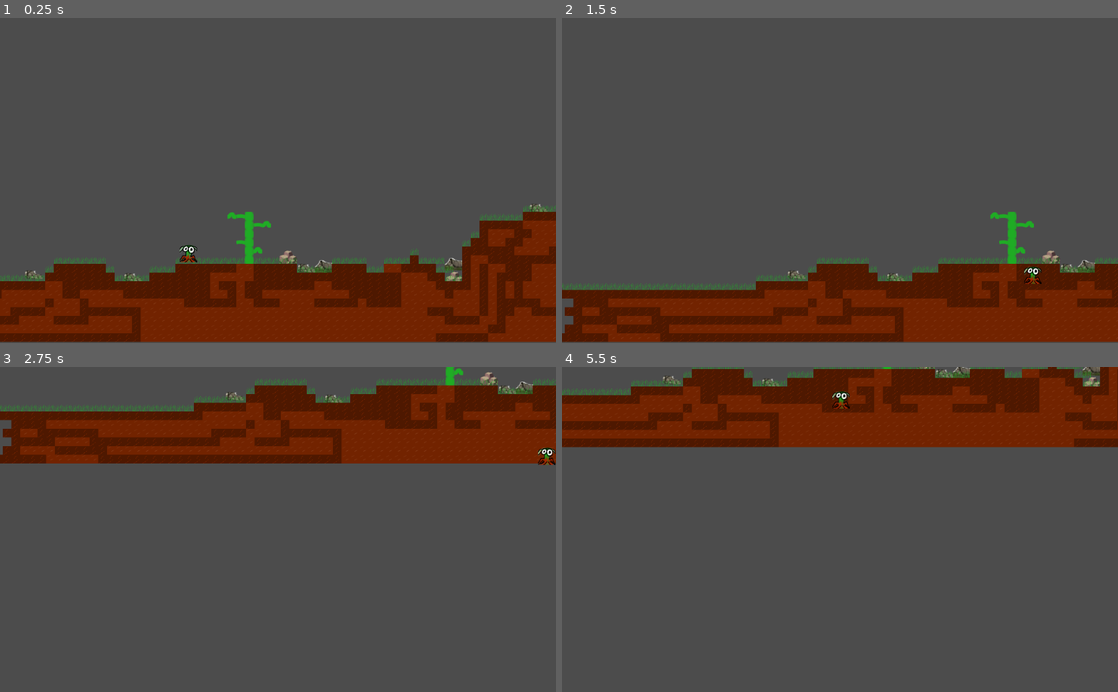
Above: before the commit, frames 1-4 (two rows, left to right).
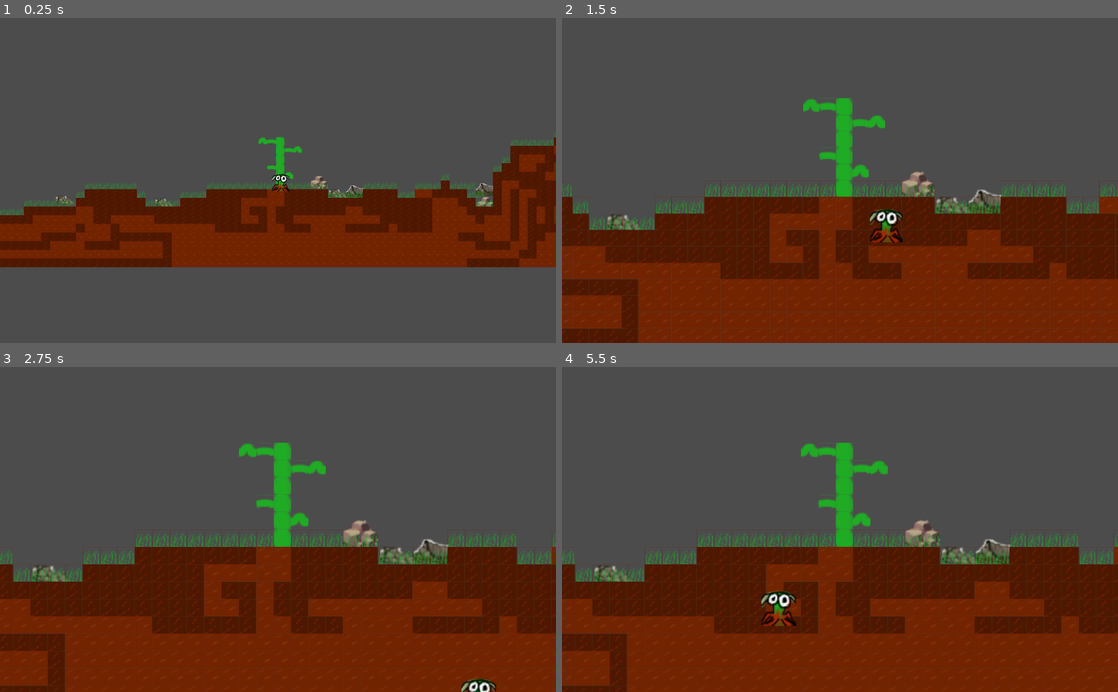
Above: after the commit, the same moments.

Repository: SaintAnd/CoolTrees
Game: Godot game, scene res://scenes/Node2D.tscn
Two runs of this game, one before a commit and one after it. Both use one fixed random seed, a clock stepped at 60 frames per second and the inputs below.
Inputs (mouse positions are in pixels of both pictures, inside the frame that each line leads up to):
- Up to frame 1 (0.25 s): no input
- Up to frame 2 (1.5 s): tap Enter (Enter, bound only after the commit) at 0.5 s; move the mouse to (962, 164) at 0.52 s; hold Right (Right) 0.53-1.28 s; hold A (a) 0.53-1.28 s; tap D (d) at 0.8, 1.35 s; move the mouse to (728, 196) at 1.27 s; hold Down (Down) from 1.28 s (still down)
- Up to frame 3 (2.75 s): tap S (s) at 1.55 s; move the mouse to (333, 458) at 2.02 s; release Down (Down) at 2.03 s; hold Right (Right) from 2.03 s (still down); hold S (s) from 2.03 s (still down); tap W (w) at 2.3 s
- Up to frame 4 (5.5 s): move the mouse to (812, 594) at 2.77 s; release Right (Right) at 2.78 s; release S (s) at 2.78 s; hold Up (Up) 2.78-3.53 s; tap W (w) at 2.85 s; tap Enter (Enter, bound only after the commit) at 3.05 s; move the mouse to (1006, 578) at 3.52 s; hold Enter (Enter, bound only after the commit) 3.53-4.28 s; hold Left (Left) 3.53-5.03 s; tap A (a) at 3.8, 4.35 s; move the mouse to (673, 480) at 4.27 s; tap D (d) at 4.55 s; move the mouse to (867, 529) at 5.02 s; hold Down (Down) from 5.03 s (still down); hold D (d) from 5.03 s (still down); tap S (s) at 5.3 s

The runs differ from the first frame. In frame 1, 46% of the frame differs, in the area x 0-100%, y 34-100%; in frame 2, 34%; in frame 3, 66%; in frame 4, 67%, in the area x 0-100%, y 0-100%.

Commit message:
Добавил приближение камеры на ENTER

Diff:
--- a/project.godot
+++ b/project.godot
@@ -85,6 +85,11 @@
 "events": [ Object(InputEventKey,"resource_local_to_scene":false,"resource_name":"","device":0,"alt":false,"shift":false,"control":false,"meta":false,"command":false,"pressed":false,"scancode":0,"physical_scancode":68,"unicode":0,"echo":false,"script":null)
  ]
 }
+Enter={
+"deadzone": 0.5,
+"events": [ Object(InputEventKey,"resource_local_to_scene":false,"resource_name":"","device":0,"alt":false,"shift":false,"control":false,"meta":false,"command":false,"pressed":false,"scancode":0,"physical_scancode":16777221,"unicode":0,"echo":false,"script":null)
+ ]
+}
 
 [physics]
 
--- a/scenes/Node2D.tscn
+++ b/scenes/Node2D.tscn
@@ -163,9 +163,14 @@
 tile_data = PoolIntArray( -458733, 2, 0, -458732, 1, 0, -458731, 0, 0, -393195, 0, 0, -393194, 1, 0, -393193, 2, 0, -327659, 0, 0, -262124, 1, 0, -262123, 0, 0, -196587, 0, 0, -196586, 2, 0, -131051, 0, 0 )
 
 [node name="KinematicBody2D" parent="." instance=ExtResource( 2 )]
-position = Vector2( 330, 418 )
+position = Vector2( 443, 425 )
 script = ExtResource( 4 )
 
 [node name="cam_container" type="Node2D" parent="."]
 
 [node name="Camera" parent="cam_container" instance=ExtResource( 6 )]
+position = Vector2( 454, 437 )
+limit_left = -870
+limit_top = -500
+limit_right = 1500
+limit_bottom = 1500
--- a/scripts/Camera.gd
+++ b/scripts/Camera.gd
@@ -2,6 +2,10 @@
 extends Camera2D
 
 
+
+
+
+onready var start = 0
 # Lower cap for the `_zoom_level`.
 export var min_zoom := 0.5
 # Upper cap for the `_zoom_level`.
@@ -29,7 +33,7 @@
 		Vector2(_zoom_level, _zoom_level),
 		zoom_duration,
 		tween.TRANS_SINE,
-		# Easing out means we start fast and slow down as we reach the target value.
+	# Easing out means we start fast and slow down as we reach the target value.
 		tween.EASE_OUT
 	)
 	tween.start()
@@ -41,3 +45,22 @@
 		_set_zoom_level(_zoom_level - zoom_factor)
 	if event.is_action_pressed("zoom_out"):
 		_set_zoom_level(_zoom_level + zoom_factor)
+
+	if start == 0 and event.is_action_pressed("Enter"):
+
+		start = 1
+		zoom_duration = 1.25
+
+		# Then, we ask the tween node to animate the camera's `zoom` property from its current value
+		# to the target zoom level.
+		tween.interpolate_property(
+			self,
+			"zoom",
+			zoom,
+			Vector2(0.5, 0.5),
+			zoom_duration,
+			tween.TRANS_SINE,
+		# Easing out means we start fast and slow down as we reach the target value.
+			tween.EASE_OUT
+		)
+		tween.start()
--- a/scripts/Nature.gd
+++ b/scripts/Nature.gd
@@ -4,6 +4,8 @@
 var is_panning = true;
 onready var editor = get_node("/root/Node2D/cam_container")
 onready var editor_cam = editor.get_node("Camera")
+
+
 
 export var cam_spd = 10
 var current_item
@@ -21,13 +23,13 @@
 	pass
 
 func move_editor():
-	if Input.is_action_pressed("w"):
+	if Input.is_action_pressed(""):
 		editor.global_position.y -= cam_spd
-	if Input.is_action_pressed("a"):
+	if Input.is_action_pressed(""):
 		editor.global_position.x -= cam_spd
-	if Input.is_action_pressed("s"):
+	if Input.is_action_pressed(""):
 		editor.global_position.y += cam_spd
-	if Input.is_action_pressed("d"):
+	if Input.is_action_pressed(""):
 		editor.global_position.x += cam_spd
 	pass
 
